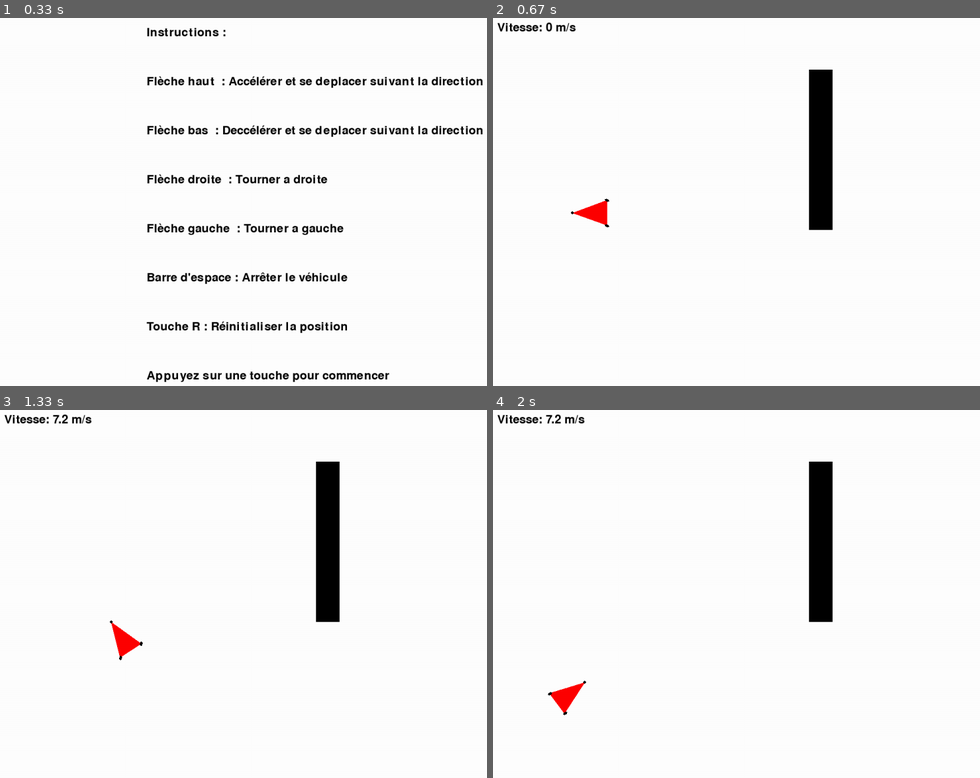
Above: before the commit, frames 1-4 (two rows, left to right).
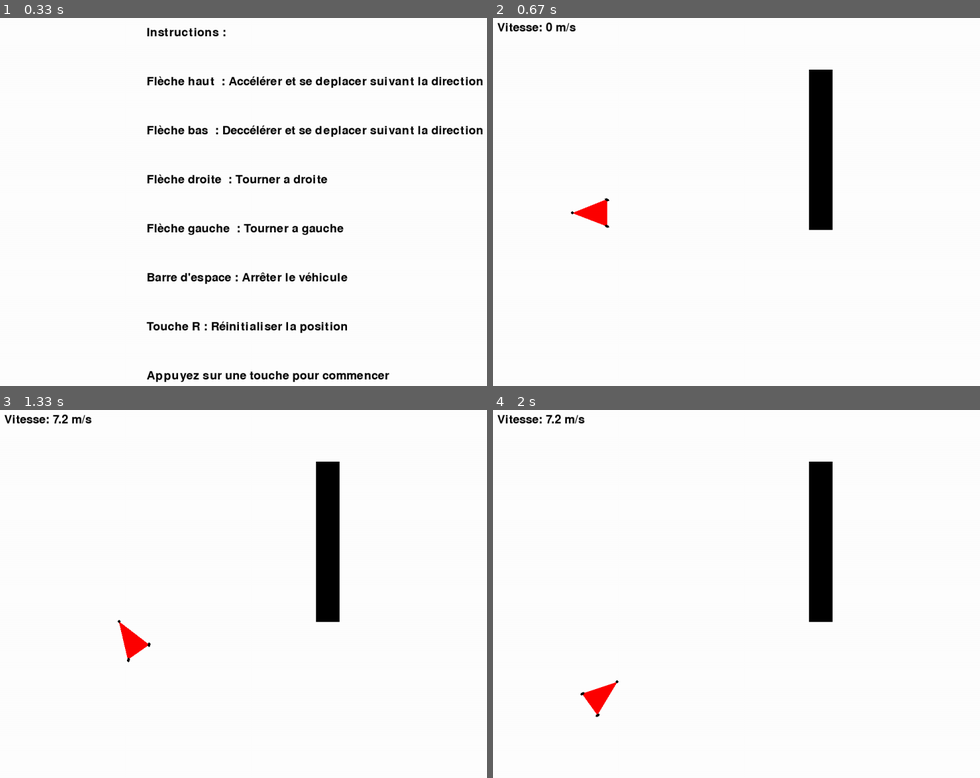
Above: after the commit, the same moments.

Repository: Singh-Jaskaranpreet/projet_robot_LU2IN013
Game: pygame game, started from main.py
Same seed, same stepped clock (60 frames per second), same inputs: the game is played once before the commit and once after it.
Inputs:
- Up to frame 1 (0.33 s): no input
- Up to frame 2 (0.67 s): hold Right from 0.33 s (still down)
- Up to frame 3 (1.33 s): release Right at 0.8 s; hold Up 0.83-1.13 s; hold Right from 1.17 s (still down)
- Up to frame 4 (2 s): release Right at 1.63 s; hold Left from 1.67 s (still down)

Frame 1 is identical in both runs. In frame 2, less than 0.1% of the frame differs, in the area x 16-24%, y 48-58%; in frame 3, 0.3%; in frame 4, 0.6%, in the area x 11-26%, y 73-84%.

Commit message:
Fix des positions des trois roues

Diff:
--- a/main.py
+++ b/main.py
@@ -98,6 +98,8 @@
         for point in vehicule.position_des_roues(vehicule.p_centre):
             if point[0] < 10 or point[0] > LARGEUR - 10  or point[1] < 10 or point[1] > HAUTEUR - 10 :
                 vehicule.arret()
+            if point[0] < 10 or point[0] > LARGEUR - 10  or point[1] < 10 or point[1] > HAUTEUR - 10 :
+                vehicule.restart()
                 return
 
 
--- a/vehicule.py
+++ b/vehicule.py
@@ -16,11 +16,12 @@
         self.angle_braquage = 0  # Angle des roues avant (en degrés)
         self.nb_roues = nb_roues
 
-    #Place les trois points du Triangle par rapport au centre
+    #Place les trois roues de la voiture
     def position_des_roues(self,point):
-        r_Ar = [point[0]-(self.long//2),point[1]]
-        r_Avg = [r_Ar[0] + self.long * m.cos(m.radians(self.angle + 20)),r_Ar[1] + self.long * m.sin(m.radians(self.angle + 20))]
-        r_Avd = [r_Ar[0] + self.long * m.cos(m.radians(self.angle - 20)),r_Ar[1] + self.long * m.sin(m.radians(self.angle - 20))]
+        hyp = self.long / m.cos(m.radians(20))
+        r_Ar = [point[0]-(self.long//2)*m.cos(m.radians(self.angle)),point[1]-m.sin(m.radians(self.angle)) ]
+        r_Avg = [r_Ar[0] + self.long * m.cos(m.radians(self.angle + 20)),r_Ar[1] + hyp * m.sin(m.radians(self.angle + 20))]
+        r_Avd = [r_Ar[0] + self.long * m.cos(m.radians(self.angle - 20)),r_Ar[1] + hyp * m.sin(m.radians(self.angle - 20))]
         return [r_Ar,r_Avg,r_Avd]
 
 
